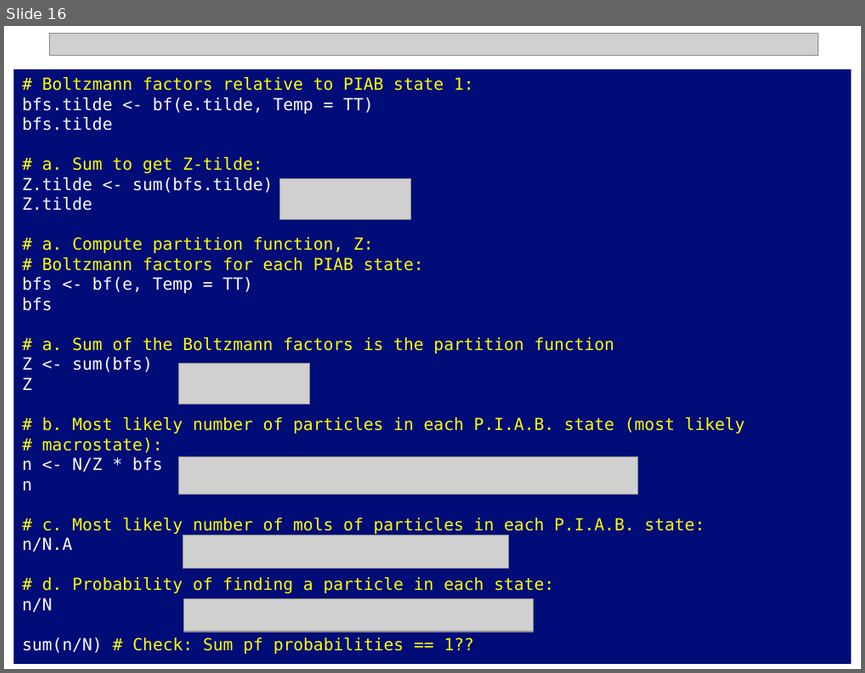
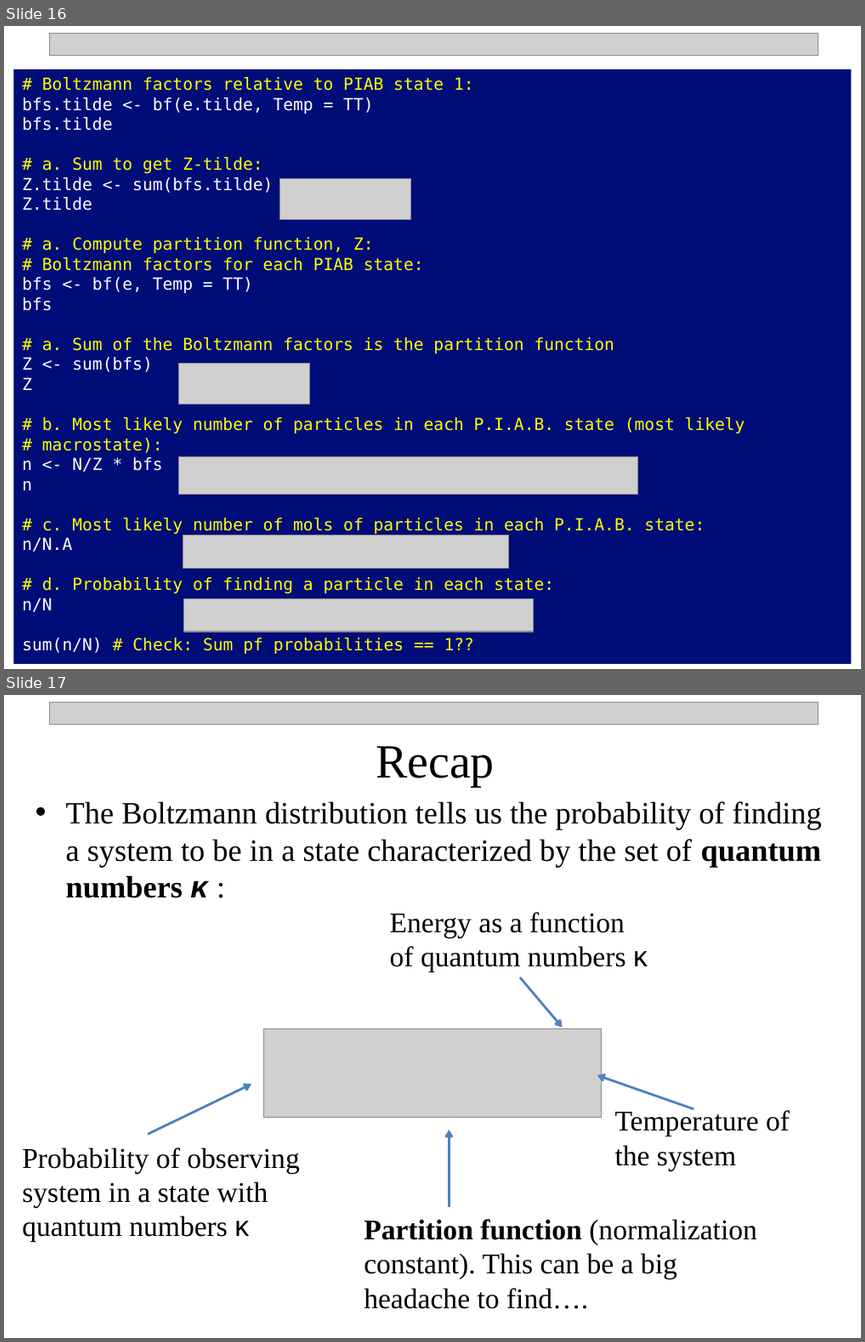
Before and after one commit to npetraco/CHE302, a slide deck: Notes/6_boltzmann.pptx. Shown one above the other, each under a label of ours: slide 16 before the commit, slides 16 and 17 after it. The pictures are 865x673 and 865x1342 pixels, drawn with LibreOffice and Linux fonts; fonts in the diff are those of the drawing; grey boxes stand for pictures. Boxes give left, top, right and bottom in pixels: in the first picture for what was removed or moved away, otherwise in the second. Text is boxed around its words. In the diff, an @@ line names an element or a change of style, - is before the commit and + after.

```diff
--- a/Notes/6_boltzmann.pptx
+++ b/Notes/6_boltzmann.pptx
@@ slide 17 added at box(4, 695, 861, 1338), background #FFFFFF @@
@@ picture added at box(49, 702, 818, 724) @@
@@ text added at box(375, 746, 494, 786), 40 pt, text #000000 @@
+Recap
@@ text added at box(66, 801, 822, 898), 26 pt, text #000000 @@
+• The Boltzmann distribution tells us the probability of finding a system to be in a state characterized by the set of quantum numbers κ :
@@ text added at box(390, 912, 647, 971), 24 pt, text #000000 @@
+Energy as a function of quantum numbers κ
@@ arrow added from (520, 978) to (562, 1027), #4F81BD 2 pt @@
@@ picture added at box(263, 1028, 602, 1117) @@
@@ arrow added from (693, 1109) to (597, 1076), #4F81BD 2 pt @@
@@ arrow added from (148, 1134) to (251, 1084), #4F81BD 2 pt @@
@@ text added at box(615, 1108, 789, 1170), 24 pt, text #000000 @@
+Temperature of the system
@@ text added at box(22, 1147, 300, 1242), 24 pt, text #000000 @@
+Probability of observing system in a state with quantum numbers κ
@@ arrow added from (449, 1207) to (449, 1129), #4F81BD 2 pt @@
@@ text added at box(364, 1219, 757, 1309), 24 pt, text #000000 @@
+Partition function (normalization constant). This can be a big headache to find….
```
Also in this commit, not shown: 7 slides changed, 13 other slides added.
